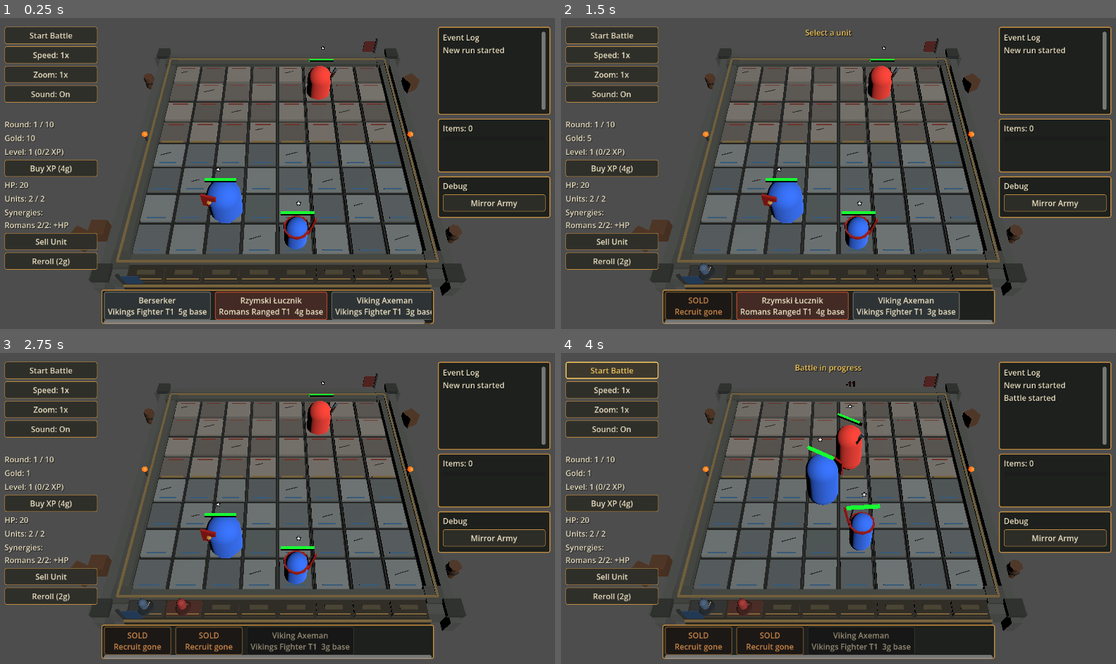
Above: before the commit, frames 1-4 (two rows, left to right).
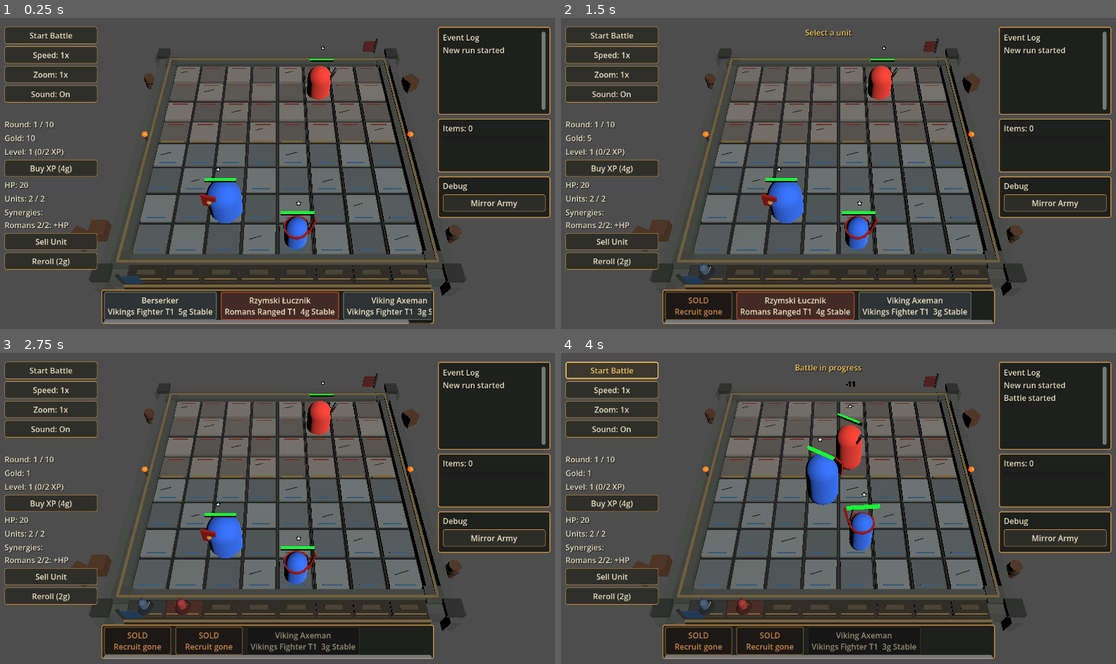
Above: after the commit, the same moments.

Repository: janmgryka-bit/warmarket
Game: Godot game, scene res://scenes/Main.tscn
Same seed, same stepped clock (60 frames per second), same inputs: the game is played once before the commit and once after it.
Inputs (mouse positions are in pixels of both pictures, inside the frame that each line leads up to):
- Up to frame 1 (0.25 s): no input
- Up to frame 2 (1.5 s): click "Sell Unit" at 0.5 s; click (716, 307) at 1.25 s, where only the run before the commit has a clickable "Berserker Vikings Fighter T1 …"
- Up to frame 3 (2.75 s): click (233, 642) at 2 s, where only the run before the commit has a clickable "Rzymski Łucznik Romans Ranged…"
- Up to frame 4 (4 s): click "Start Battle" at 2.75 s; click "Start Battle" at 3.5 s

The runs differ from the first frame. In frame 1, 1.3% of the frame differs, in the area x 25-78%, y 87-99%; in frame 2, 0.8%; in frame 3, 0.2%; in frame 4, 0.2%.

Commit message:
Soften dynamic market price pressure

Diff:
--- a/godot_project/war-market/scripts/game.gd
+++ b/godot_project/war-market/scripts/game.gd
@@ -551,8 +551,10 @@
 var current_shop_offers: Array[String] = []
 var sold_shop_offer_indices: Array[int] = []
 var market_deltas: Dictionary = {}
+var market_demands: Dictionary = {}
 var market_delta_min: int = -1
-var market_delta_max: int = 3
+var market_delta_max: int = 2
+var demand_threshold_for_price_increase: int = 2
 
 var player_roster: Array[Dictionary] = []
 var roster_id_counter: int = 0
@@ -1536,7 +1538,7 @@
 	reset_battle_speed()
 	clear_all_selection()
 	round_number += 1
-	decay_market_prices()
+	decay_market_state()
 
 	var result_bonus := 0
 	if last_round_result == "PLAYER WINS":
@@ -1655,6 +1657,7 @@
 	current_battle_seed = 0
 	current_battle_payload.clear()
 	market_deltas.clear()
+	market_demands.clear()
 	reset_battle_speed()
 	reset_camera_zoom()
 	update_max_player_units()
@@ -1766,6 +1769,9 @@
 func get_unit_market_delta(unit_id: String) -> int:
 	return int(market_deltas.get(unit_id, 0))
 
+func get_unit_market_demand(unit_id: String) -> int:
+	return int(market_demands.get(unit_id, 0))
+
 func get_unit_market_price(unit_id: String) -> int:
 	return max(1, get_unit_base_price(unit_id) + get_unit_market_delta(unit_id))
 
@@ -1777,6 +1783,22 @@
 		market_deltas.erase(unit_id)
 	else:
 		market_deltas[unit_id] = next_delta
+
+func add_market_demand(unit_id: String, amount: int) -> void:
+	if unit_id == "":
+		return
+	var next_demand = max(0, get_unit_market_demand(unit_id) + amount)
+	if next_demand == 0:
+		market_demands.erase(unit_id)
+	else:
+		market_demands[unit_id] = next_demand
+	process_market_demand(unit_id)
+
+func process_market_demand(unit_id: String) -> void:
+	if get_unit_market_demand(unit_id) < demand_threshold_for_price_increase:
+		return
+	adjust_market_delta(unit_id, 1)
+	market_demands.erase(unit_id)
 
 func decay_market_prices() -> void:
 	var unit_ids := market_deltas.keys()
@@ -1787,13 +1809,25 @@
 		elif delta < 0:
 			adjust_market_delta(unit_id, 1)
 
+func decay_market_state() -> void:
+	decay_market_prices()
+	market_demands.clear()
+
+func reduce_market_pressure_on_sell(unit_id: String) -> void:
+	if get_unit_market_demand(unit_id) > 0:
+		add_market_demand(unit_id, -1)
+	elif get_unit_market_delta(unit_id) > 0:
+		adjust_market_delta(unit_id, -1)
+
 func get_market_trend_text(unit_id: String) -> String:
 	var delta = get_unit_market_delta(unit_id)
 	if delta > 0:
-		return "+%dg" % delta
+		return "Rising"
 	if delta < 0:
-		return "%dg" % delta
-	return "base"
+		return "Cheap"
+	if get_unit_market_demand(unit_id) > 0:
+		return "Warming"
+	return "Stable"
 
 func _on_buy_xp_button_pressed() -> void:
 	if not is_preparation_phase():
@@ -1861,7 +1895,7 @@
 	player_gold -= cost
 	bench_units.append({"unit_id": unit_id, "star_level": 1})
 	sold_shop_offer_indices.append(offer_index)
-	adjust_market_delta(unit_id, 1)
+	add_market_demand(unit_id, 1)
 	update_gold_label()
 	try_merge_bench_units()
 	update_bench_ui()
@@ -2110,7 +2144,7 @@
 
 		var bench_refund = get_unit_base_price(bench_unit_id) * get_star_refund_multiplier(bench_star)
 		player_gold += bench_refund
-		adjust_market_delta(bench_unit_id, -1)
+		reduce_market_pressure_on_sell(bench_unit_id)
 		bench_units.remove_at(selected_bench_index)
 		selected_bench_index = -1
 		update_gold_label()
@@ -2162,7 +2196,7 @@
 		item_inventory.append(item_id)
 
 	player_gold += deployed_refund
-	adjust_market_delta(deployed_unit_id, -1)
+	reduce_market_pressure_on_sell(deployed_unit_id)
 	player_roster.remove_at(roster_index)
 	selected_unit.queue_free()
 	clear_all_selection()
--- a/godot_project/war-market/tests/smoke_test.gd
+++ b/godot_project/war-market/tests/smoke_test.gd
@@ -478,6 +478,7 @@
 	var unit_id = "roman_spearman"
 	var base_price = game.get_unit_base_price(unit_id)
 	assert_eq(game.get_unit_market_delta(unit_id), 0, "Market delta should start at zero")
+	assert_eq(game.get_unit_market_demand(unit_id), 0, "Market demand should start at zero")
 	assert_eq(game.get_unit_market_price(unit_id), base_price, "Market price should start at base price")
 
 	game.current_shop_offers = [unit_id]
@@ -488,23 +489,36 @@
 	var gold_before_buy = game.player_gold
 	game._on_shop_card_pressed(unit_id, 0)
 	assert_eq(game.player_gold, gold_before_buy - base_price, "Buying should charge current market price")
-	assert_eq(game.get_unit_market_delta(unit_id), 1, "Buying should increase unit market delta")
-	assert_eq(game.get_unit_market_price(unit_id), base_price + 1, "Future market price should increase after buying")
+	assert_eq(game.get_unit_market_demand(unit_id), 1, "One buy should add demand")
+	assert_eq(game.get_unit_market_delta(unit_id), 0, "One buy should not immediately increase market delta")
+	assert_eq(game.get_unit_market_price(unit_id), base_price, "One buy should keep future market price stable")
+
+	game.sold_shop_offer_indices.clear()
+	game._on_shop_card_pressed(unit_id, 0)
+	assert_eq(game.get_unit_market_demand(unit_id), 0, "Demand should reset after reaching the price threshold")
+	assert_eq(game.get_unit_market_delta(unit_id), 1, "Repeated demand should increase market delta")
+	assert_eq(game.get_unit_market_price(unit_id), base_price + 1, "Repeated demand should increase future market price mildly")
 
 	var gold_after_buy = game.player_gold
-	game.selected_bench_index = 0
+	game.selected_bench_index = game.bench_units.size() - 1
 	game._on_sell_unit_button_pressed()
 	assert_eq(game.player_gold, gold_after_buy + base_price, "Selling should refund base price, not inflated market price")
 	assert_true(game.player_gold <= gold_before_buy, "Buying then immediately selling should not create profit")
-	assert_eq(game.get_unit_market_delta(unit_id), 0, "Selling should reduce unit market delta")
-
-	game.adjust_market_delta(unit_id, 99)
+	assert_eq(game.get_unit_market_delta(unit_id), 0, "Selling should gently reduce positive market pressure")
+
+	game.add_market_demand(unit_id, 1)
+	game.decay_market_state()
+	assert_eq(game.get_unit_market_demand(unit_id), 0, "Round-end market decay should clear partial demand")
+
+	for i in range(10):
+		game.add_market_demand(unit_id, game.demand_threshold_for_price_increase)
 	assert_eq(game.get_unit_market_delta(unit_id), game.market_delta_max, "Positive market delta should clamp")
-	game.decay_market_prices()
+	assert_eq(game.get_unit_market_price(unit_id), base_price + game.market_delta_max, "Demand-clamped market price should remain sane")
+	game.decay_market_state()
 	assert_eq(game.get_unit_market_delta(unit_id), game.market_delta_max - 1, "Positive market delta should decay toward zero")
 	game.adjust_market_delta(unit_id, -99)
 	assert_eq(game.get_unit_market_delta(unit_id), game.market_delta_min, "Negative market delta should clamp")
-	game.decay_market_prices()
+	game.decay_market_state()
 	assert_eq(game.get_unit_market_delta(unit_id), 0, "Negative market delta should decay toward zero")
 
 func test_buy_to_bench() -> void:
